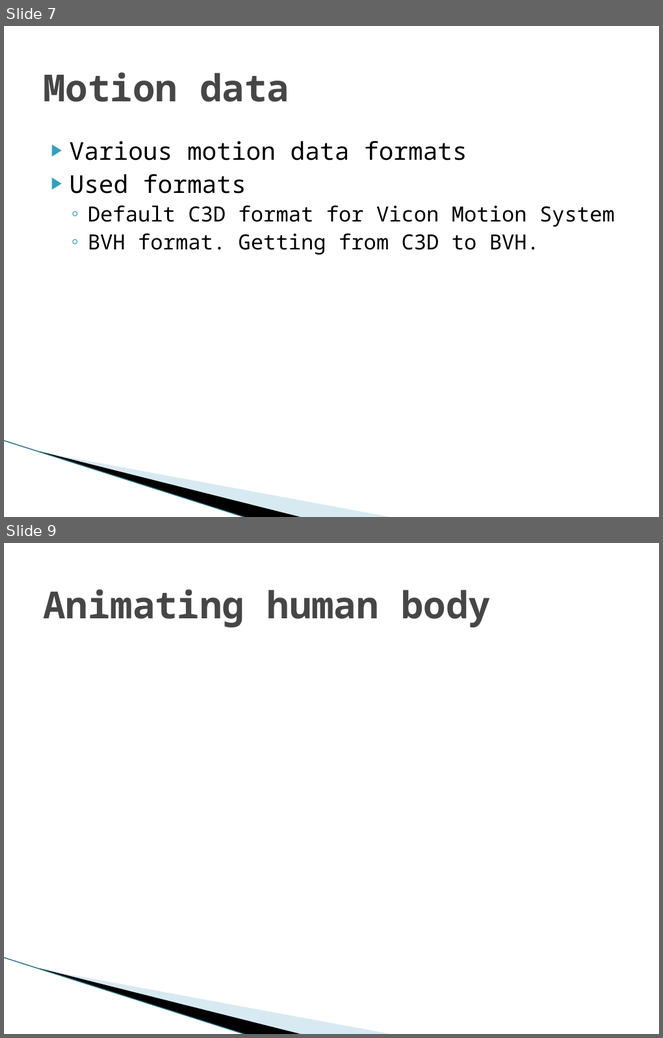
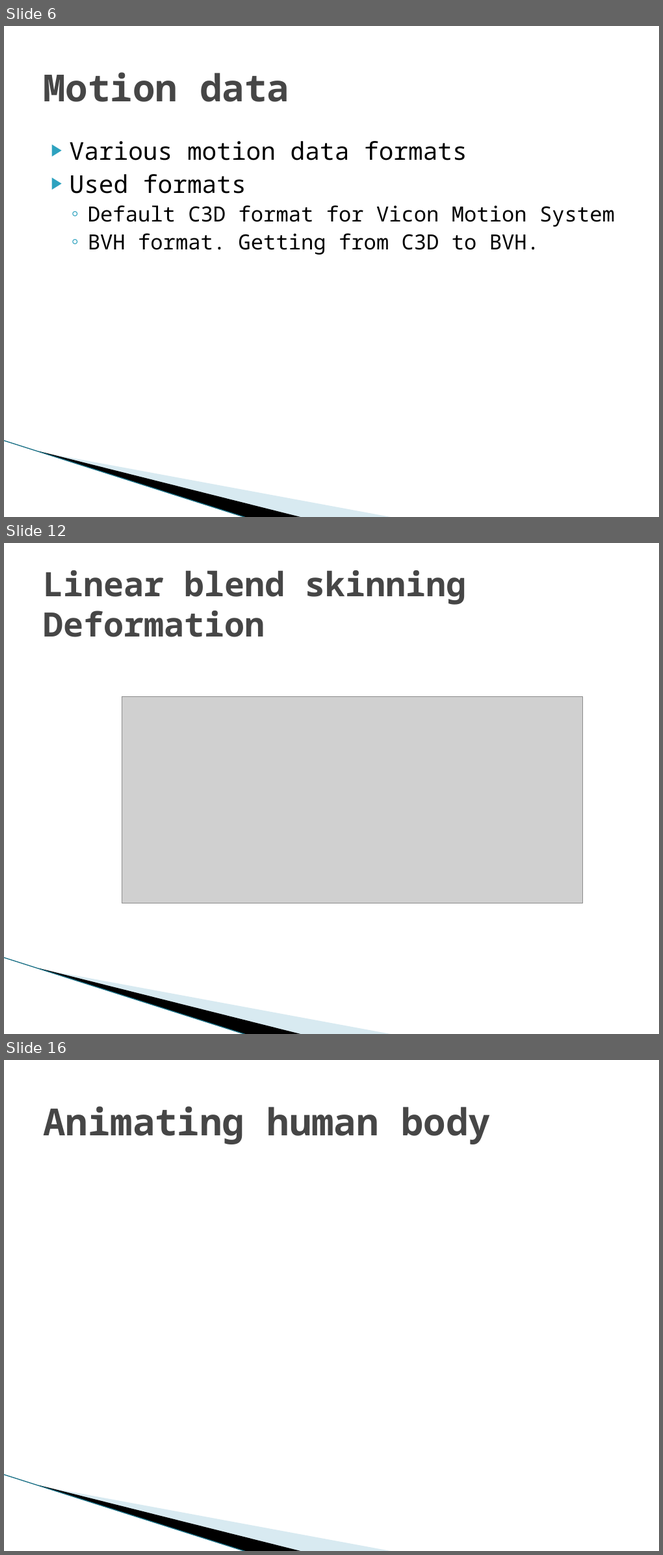
Before and after one commit to hobama/cvg01, a slide deck: docs/Presentation/Presentation.pptx. Shown one above the other, each under a label of ours: slides 7 and 9 before the commit, slides 6, 12 and 16 after it; the slides between them are not shown. The pictures are 663x1038 and 663x1555 pixels, drawn with LibreOffice and Linux fonts; fonts in the diff are those of the drawing; grey boxes stand for pictures; background and template pictures are left out. Boxes give left, top, right and bottom in pixels: in the first picture for what was removed or moved away, otherwise in the second. Text is boxed around its words. In the diff, an @@ line names an element or a change of style, - is before the commit and + after.

```diff
--- a/docs/Presentation/Presentation.pptx
+++ b/docs/Presentation/Presentation.pptx
@@ slide 12 added at (x1=4, y1=543, x2=659, y2=1034), background #FFFFFF; not listed: 3 template elements that a slide beside it also shows @@
@@ title added at (x1=43, y1=570, x2=466, y2=637), 36.9 pt, text #464646, bold @@
+Linear blend skinning
+Deformation
@@ picture added at (x1=122, y1=696, x2=582, y2=903) @@
@@ what was slide 7 is now slide 6 @@
@@ what was slide 9 is now slide 16 @@
```
Also in this commit, not shown: 4 slides changed, 10 other slides added.
